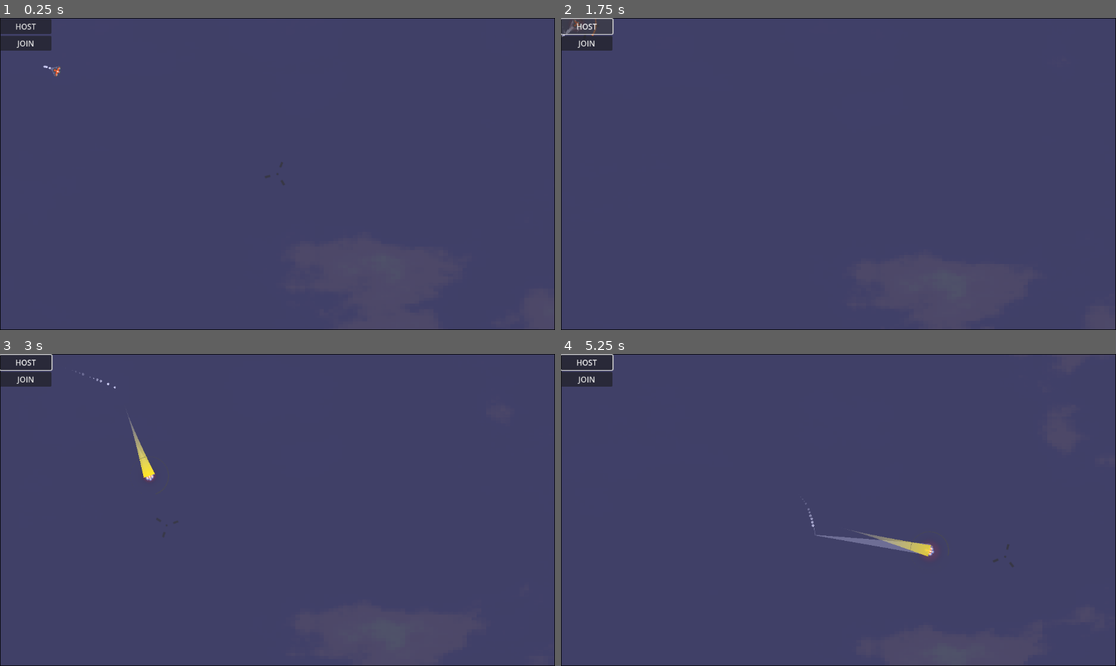
Above: before the commit, frames 1-4 (two rows, left to right).
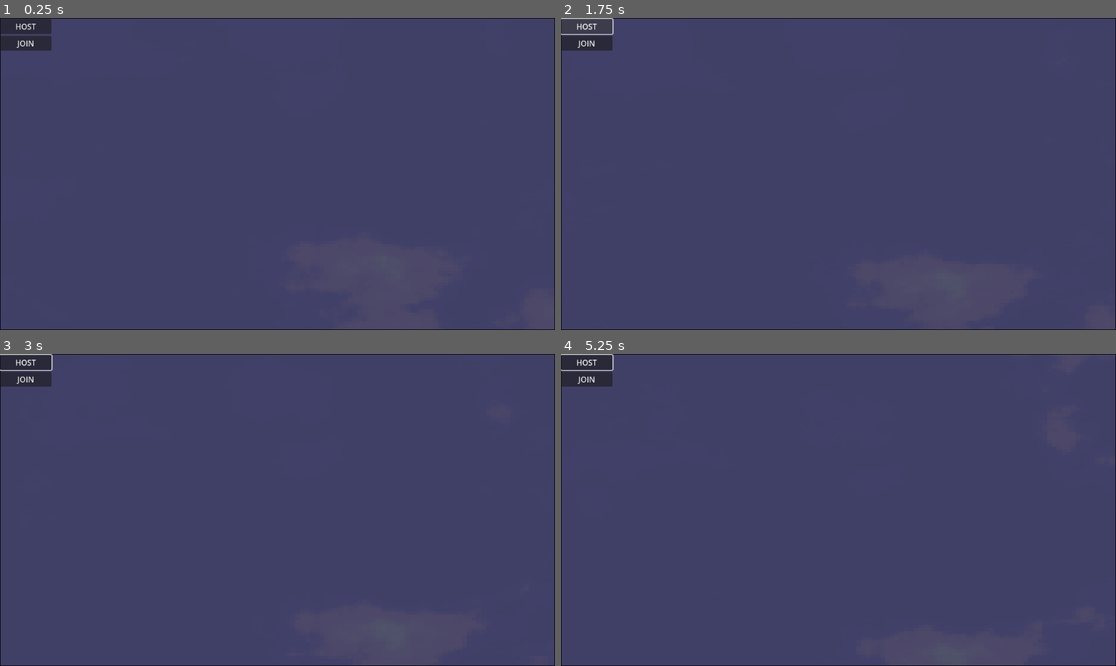
Above: after the commit, the same moments.

Repository: kickflip-games/kiwijam25
Game: Godot game, scene res://scenes/Main.tscn
The game is run twice, just before and just after one commit, with the same random seed, the same clock (stepped at 60 frames per second) and the same inputs.
Inputs (mouse positions are in pixels of both pictures, inside the frame that each line leads up to):
- Up to frame 1 (0.25 s): no input
- Up to frame 2 (1.75 s): click "JOIN" at 0.5 s; click "HOST" at 1.25 s
- Up to frame 3 (3 s): move the mouse to (399, 494) at 2.02 s; press the mouse at (399, 494) at 2.03 s; move the mouse to (166, 525) at 2.77 s; release the mouse at (166, 525) at 2.78 s; click (166, 525) at 2.85 s
- Up to frame 4 (5.25 s): move the mouse to (894, 441) at 3.52 s; press the mouse at (894, 441) at 3.53 s; move the mouse to (810, 572) at 4.27 s; release the mouse at (810, 572) at 4.28 s; click (810, 572) at 4.35 s; move the mouse to (1005, 556) at 5.02 s; press the mouse at (1005, 556) at 5.03 s

The runs differ from the first frame. In frame 1, less than 0.1% of the frame differs, in the area x 7-52%, y 15-54%; in frame 2, less than 0.1%; in frame 3, 0.3%; in frame 4, 0.5%, in the area x 43-82%, y 47-69%.

Commit message:
add server/host fix

Diff:
--- a/scenes/Main.gd
+++ b/scenes/Main.gd
@@ -1,24 +1 @@
 extends Node2D
-
-var peer = ENetMultiplayerPeer.new()
-@export var player_scene: PackedScene
-
-
-func _add_player(id = 1):
-	var player = player_scene.instantiate()
-	player.name = str(id)
-	call_deferred("add_child",player)
-
-
-
-func _on_host_button_pressed() -> void:
-	print("HOST PRESSED")
-	peer.create_server(135)
-	multiplayer.multiplayer_peer = peer
-	multiplayer.peer_connected.connect(_add_player)
-	_add_player()
-
-
-func _on_join_button_pressed() -> void:
-	peer.create_client("localhost", 135)
-	multiplayer.multiplayer_peer = peer
--- a/scenes/Main.tscn
+++ b/scenes/Main.tscn
@@ -19,7 +19,6 @@
 
 [node name="Main" type="Node2D"]
 script = ExtResource("1_jlsqs")
-player_scene = ExtResource("3_c01mt")
 
 [node name="MultiplayerSpawner" type="MultiplayerSpawner" parent="."]
 _spawnable_scenes = PackedStringArray("uid://corxhrleskgv")
--- a/scenes/networking/high_level_multiplayer_spawner.gd
+++ b/scenes/networking/high_level_multiplayer_spawner.gd
@@ -8,10 +8,10 @@
 	multiplayer.peer_connected.connect(spawn_player)
 	multiplayer.peer_disconnected.connect(despawn_player)
 
-	# If we're the server, spawn the server player
-	if multiplayer.is_server():
-		# Wait a frame to ensure everything is ready
-		call_deferred("spawn_server_player")
+	## If we're the server, spawn the server player
+	#if multiplayer.is_server():
+		#print("I AM SERVER, im spawning my child")
+		#call_deferred("spawn_server_player")
 
 func spawn_server_player() -> void:
 	spawn_player(1)  # Server always has ID 1
